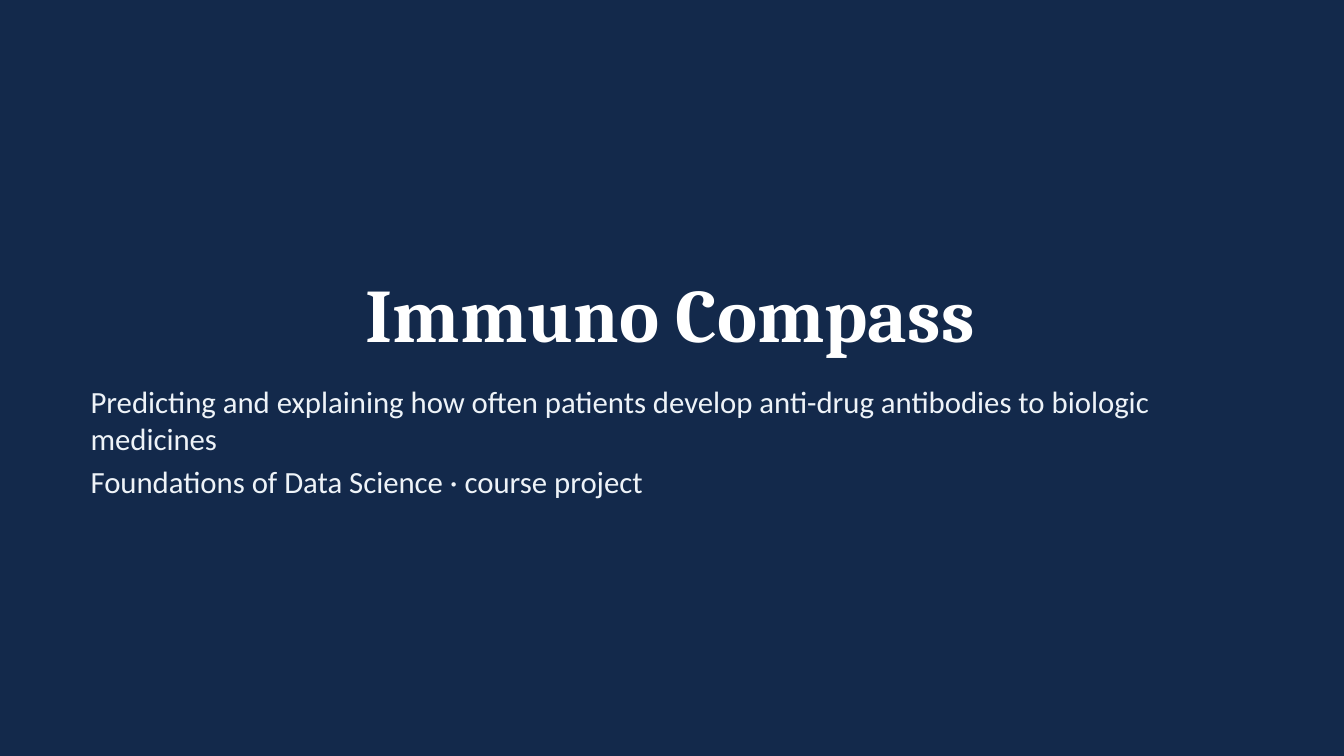
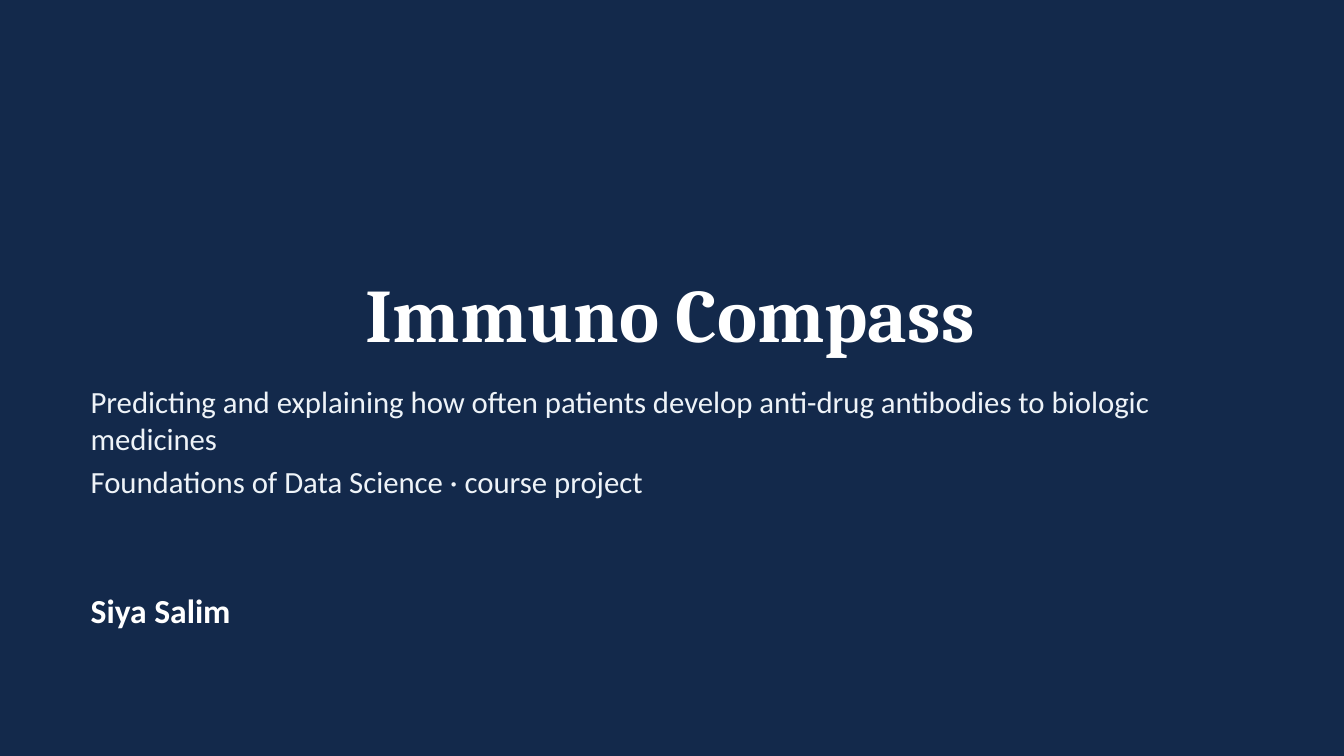
Before and after one commit to shibilshamz/immuno-compass, a slide deck: slide 1 of slides/immuno_compass.pptx. Drawn at 1344x756 pixels with LibreOffice and Linux fonts; fonts in the diff are those of the drawing. Boxes give left, top, right and bottom in pixels: in the first picture for what was removed or moved away, otherwise in the second. Text is boxed around its words. In the diff, an @@ line names an element or a change of style, - is before the commit and + after.

```diff
--- a/slides/immuno_compass.pptx
+++ b/slides/immuno_compass.pptx
@@ text added at box(91, 599, 230, 629), 24 pt, text #FFFFFF, bold @@
+Siya Salim
```
Also in this commit, not shown: 1 other file.
